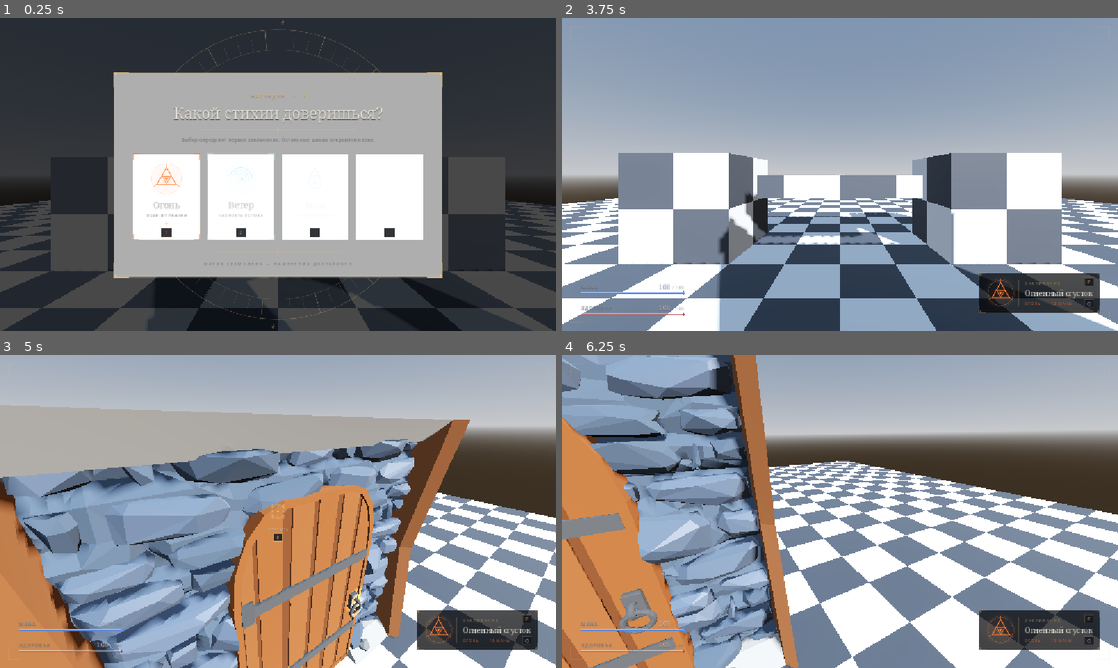
Above: before the commit, frames 1-4 (two rows, left to right).
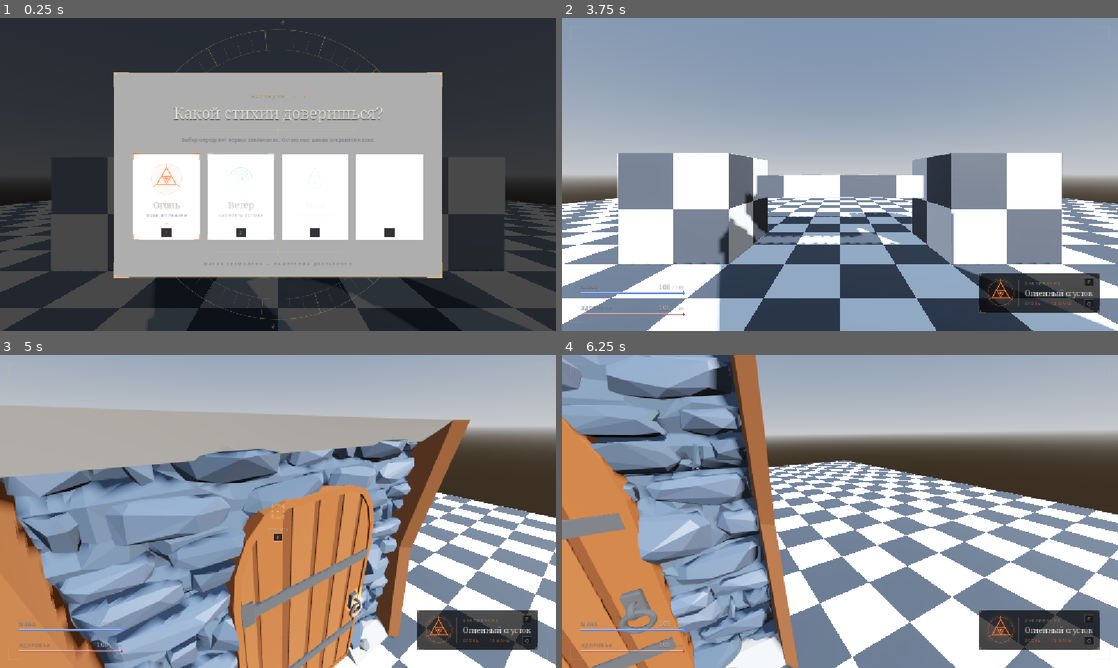
Above: after the commit, the same moments.

Repository: Tunwell1/test-game
Game: Godot game, scene res://main.tscn
Two runs of this game, one before a commit and one after it. Both use one fixed random seed, a clock stepped at 60 frames per second and the inputs below.
Inputs (mouse positions are in pixels of both pictures, inside the frame that each line leads up to):
- Up to frame 1 (0.25 s): no input
- Up to frame 2 (3.75 s): tap Enter at 0.5 s; move the mouse to (812, 237) at 0.52 s; hold W (move_forward) 0.53-2.03 s; tap F (cast_spell) at 0.6 s; click (812, 237) at 0.67 s; tap Space (jump) at 0.77, 1.52, 3.02, 3.5 s; move the mouse to (1006, 221) at 1.27 s; tap Ctrl (crouch) at 1.35 s; move the mouse to (673, 127) at 2.02 s; hold A (move_left) 2.03-3.53 s; tap E (interact) at 2.1 s; move the mouse to (867, 174) at 2.77 s; tap Q (next_spell) at 2.85 s; click (867, 174) at 2.92 s; move the mouse to (756, 96) at 3.52 s; hold S (move_back) from 3.53 s (still down); tap 1 (pick_school_1) at 3.6 s
- Up to frame 3 (5 s): tap Space (jump) at 3.77, 4.52 s; move the mouse to (305, 511) at 4.27 s; release S (move_back) at 4.28 s; hold W (move_forward) from 4.28 s (still down); tap 2 (pick_school_2) at 4.35 s
- Up to frame 4 (6.25 s): move the mouse to (812, 511) at 5.02 s; tap 3 (pick_school_3) at 5.1 s; click (812, 511) at 5.17 s; move the mouse to (851, 505) at 5.77 s; release W (move_forward) at 5.78 s; hold D (move_right) from 5.78 s (still down); tap 4 (pick_school_4) at 5.85 s; tap Space (jump) at 6.02 s

The runs differ from the first frame. In frame 1, less than 0.1% of the frame differs, in the area x 3-100%, y 58-81%; in frame 2, 0.2%; in frame 3, 2.0%, in the area x 0-100%, y 21-100%; in frame 4, 1.2%.

Commit message:
Resolve stash-pop conflict in project.godot; add spell UIDs and image-search imports

Diff:
--- a/project.godot
+++ b/project.godot
@@ -77,3 +77,7 @@
 [rendering]
 
 rendering_device/driver.windows="d3d12"
+textures/default_filters/anisotropic_filtering_level=4
+; Резкость: сглаживание геометрии и чёткие текстуры под углом
+anti_aliasing/quality/msaa_3d=3
+anti_aliasing/quality/fxaa=false
Not shown, added: image-search/romain-coste-vfx-wind-pack-niagara-wind--1.jpg.import
Not shown, added: image-search/romain-coste-vfx-wind-pack-niagara-wind--2.jpg.import
Not shown, added: image-search/romain-coste-vfx-wind-pack-niagara-wind--3.jpg.import
Not shown, added: image-search/romain-coste-vfx-wind-pack-niagara-wind--4.jpg.import
Not shown, added: spell_pool.gd.uid
Not shown, added: spell_screen_fx.gd.uid
Not shown, added: spell_visuals.gd.uid
